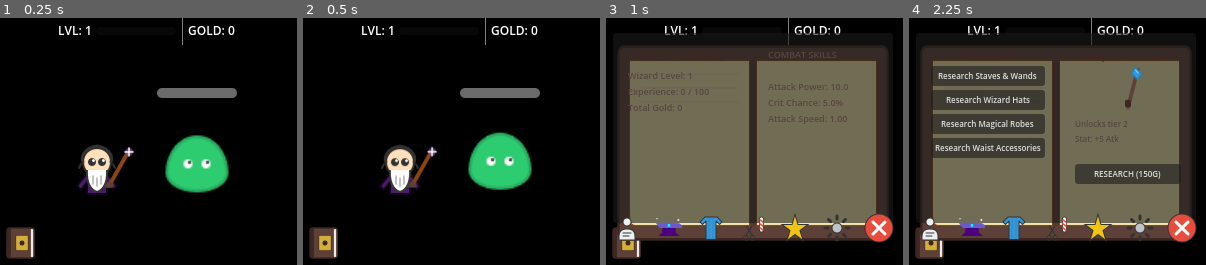
Above: before the commit, frames 1-4 (left to right).
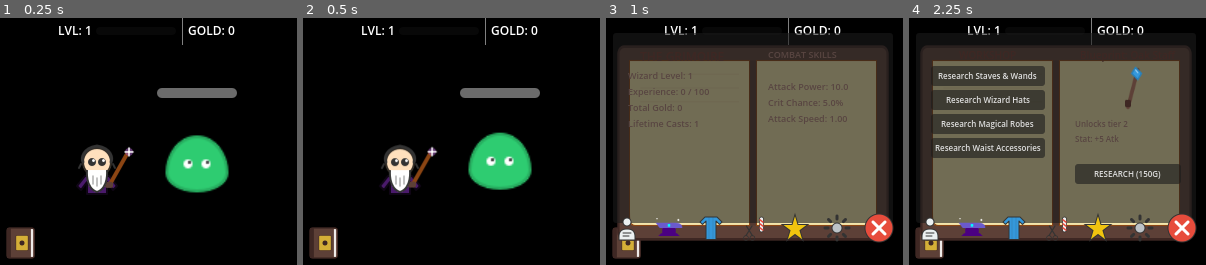
Above: after the commit, the same moments.

Repository: dgcarlucci/cast-lock
Game: Godot game, scene res://scenes/Main.tscn
Two runs of this game, one before a commit and one after it. Both use one fixed random seed, a clock stepped at 60 frames per second and the inputs below.
Inputs (mouse positions are in pixels of both pictures, inside the frame that each line leads up to):
- Up to frame 1 (0.25 s): no input
- Up to frame 2 (0.5 s): no input
- Up to frame 3 (1 s): click (626, 242) at 0.5 s
- Up to frame 4 (2.25 s): click (929, 227) at 1.25 s; click (971, 227) at 2 s

Frames 1-2 are identical in both runs. In frame 3, 0.2% of the frame differs, in the area x 7-31%, y 41-45%; in frame 4, nothing differs.

Commit message:
feat: display Lifetime Casts in character stats pane

Diff:
--- a/scripts/UI_Overlay.gd
+++ b/scripts/UI_Overlay.gd
@@ -297,7 +297,7 @@
 	level_label.text = "LVL: " + str(stats.level)
 	xp_bar.max_value = StatsManager.get_xp_needed()
 	xp_bar.value = stats.xp
-	stats_label.text = "Wizard Level: %d\nExperience: %d / %d\nTotal Gold: %d" % [stats.level, stats.xp, StatsManager.get_xp_needed(), int(stats.gold)]
+	stats_label.text = "Wizard Level: %d\nExperience: %d / %d\nTotal Gold: %d\nLifetime Casts: %d" % [stats.level, stats.xp, StatsManager.get_xp_needed(), int(stats.gold), stats.total_casts]
 	combat_label.text = "COMBAT SKILLS\n\nAttack Power: %.1f\nCrit Chance: %.1f%%\nAttack Speed: %.2f" % [stats.attack_power, stats.crit_chance * 100.0, stats.haste]
 
 func update_enemy_health(current, max_hp):
